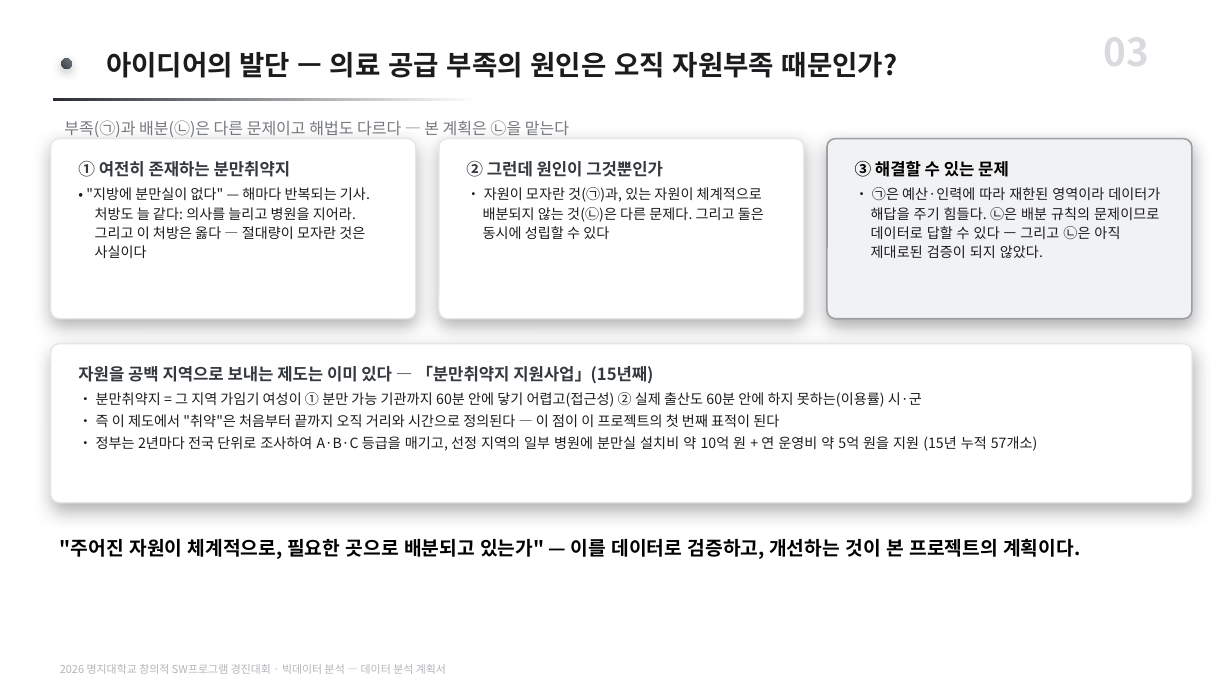
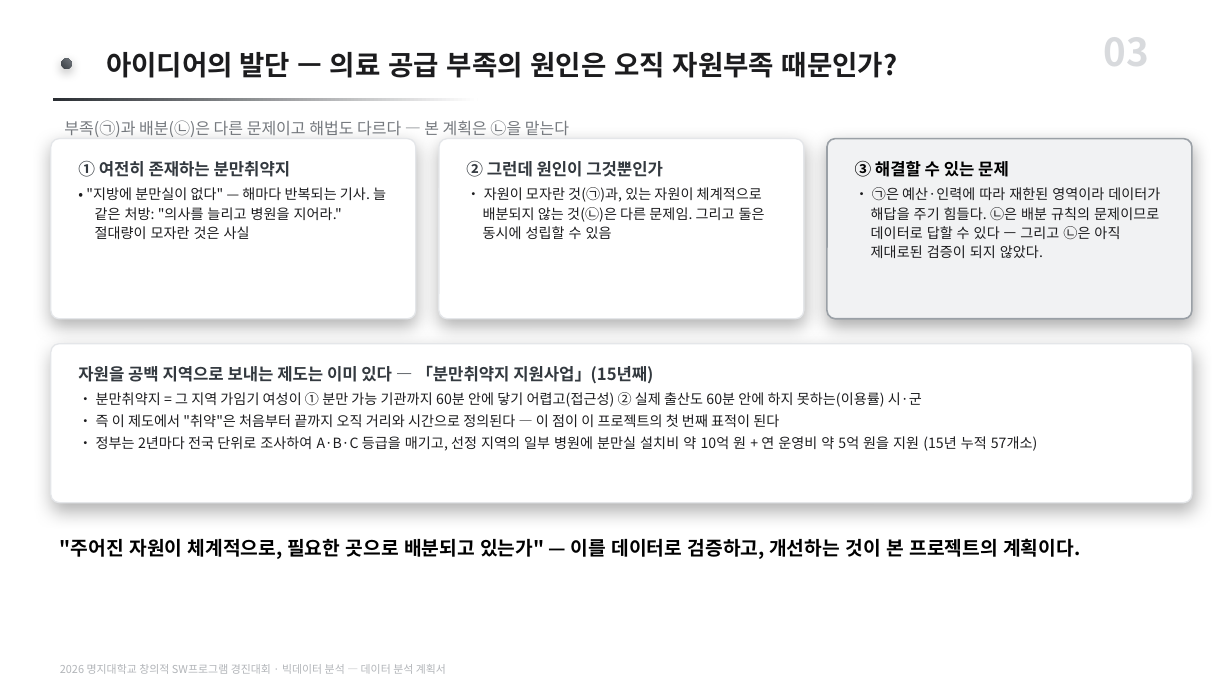
Before and after one commit to karvvan/maternity-care-policy-audit, a slide deck: slide 3 of 04_제출물/데이터분석_계획서.pptx. Drawn at 1232x693 pixels with LibreOffice and Linux fonts; fonts in the diff are those of the drawing. Boxes give left, top, right and bottom in pixels: in the first picture for what was removed or moved away, otherwise in the second. Text is boxed around its words. In the diff, an @@ line names an element or a change of style, - is before the commit and + after.

Commit message:
보고서 전면 개조식 전환 + 절 번호 1-1 형식
- 절 번호 33개를 1.1. → 1-1. 로, 본문 상호참조 55곳도 §5.3 → §5-3 으로 통일.
- 본문 서술체(~한다/~이다)를 전부 개조식(~함/~임)과 항목 구조로 전환. 잔여 0.
  논증이 끊길 위험이 큰 구간(§2-2 C등급 순환, §5-4 반론 대응, 각 장 의의,
  §10-1 결론)은 접속 관계를 항목 안에 남겨 인과가 보이도록 처리 —
  "→", "다만", "따라서", 하위 들여쓰기로 상하 관계를 표시.
- 통계 해설 인용블록(오즈·우도비검정·부트스트랩·McFadden)도 항목화.

무결성 검증: 핵심 수치 11종(99.4 / 4.82 / 0.021 / 0.163 / −0.190 / 0.381 /
−0.131 / 0.977 / 5,689 / 36,588 / 0.999988) 전량 보존, 표 14개 유지.
사라진 숫자 토큰은 전부 절 번호(1.1→1-1)로 의도된 변경.

26쪽 → 27쪽. 전환 직전 원본은 05_작업자료/_PPT생성본에 백업.

```diff
--- a/04_제출물/데이터분석_계획서.pptx
+++ b/04_제출물/데이터분석_계획서.pptx
@@ text at <box>86,187,386,239</box>: text changed @@
-• "지방에 분만실이 없다" — 해마다 반복되는 기사. 처방도 늘 같다: 의사를 늘리고 병원을 지어라. 그리고 이 처방은 옳다 — 절대량이 모자란 것은 사실이다
+• "지방에 분만실이 없다" — 해마다 반복되는 기사. 늘 같은 처방: "의사를 늘리고 병원을 지어라." 절대량이 모자란 것은 사실
@@ text at <box>483,187,765,239</box>: text changed @@
-• 자원이 모자란 것(㉠)과, 있는 자원이 체계적으로 배분되지 않는 것(㉡)은 다른 문제다. 그리고 둘은 동시에 성립할 수 있다
+• 자원이 모자란 것(㉠)과, 있는 자원이 체계적으로 배분되지 않는 것(㉡)은 다른 문제임. 그리고 둘은 동시에 성립할 수 있음
```
Also in this commit, not shown: 1 other slide changed, 3 other files.
